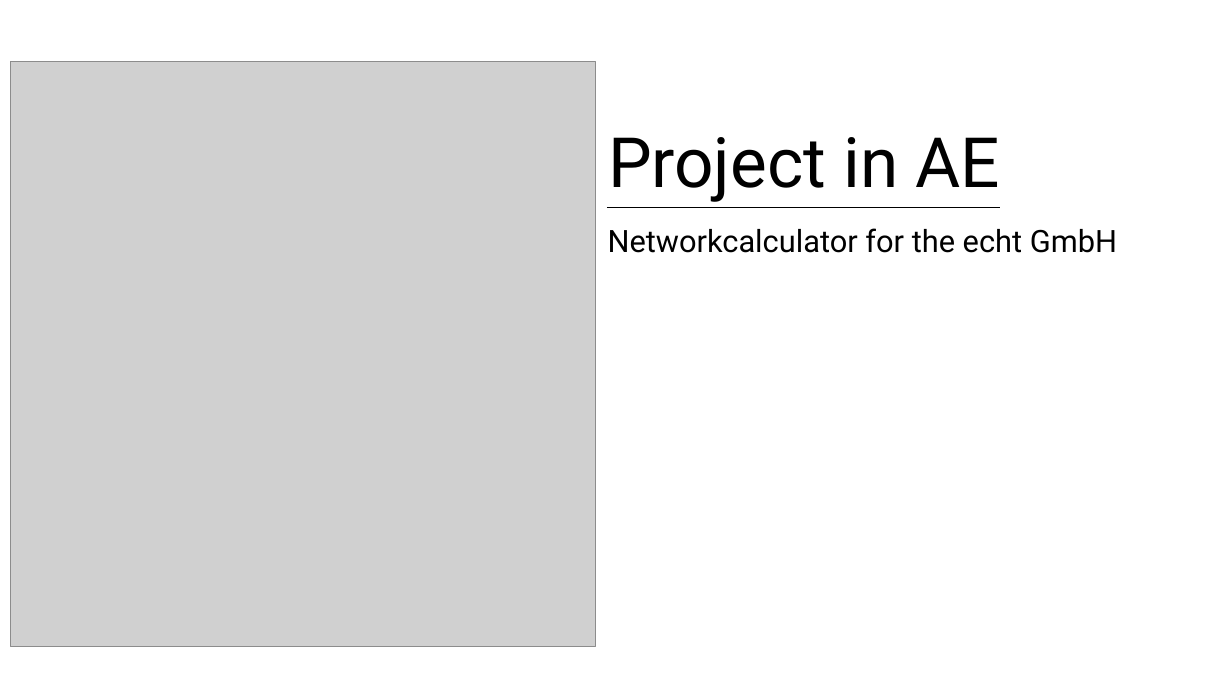
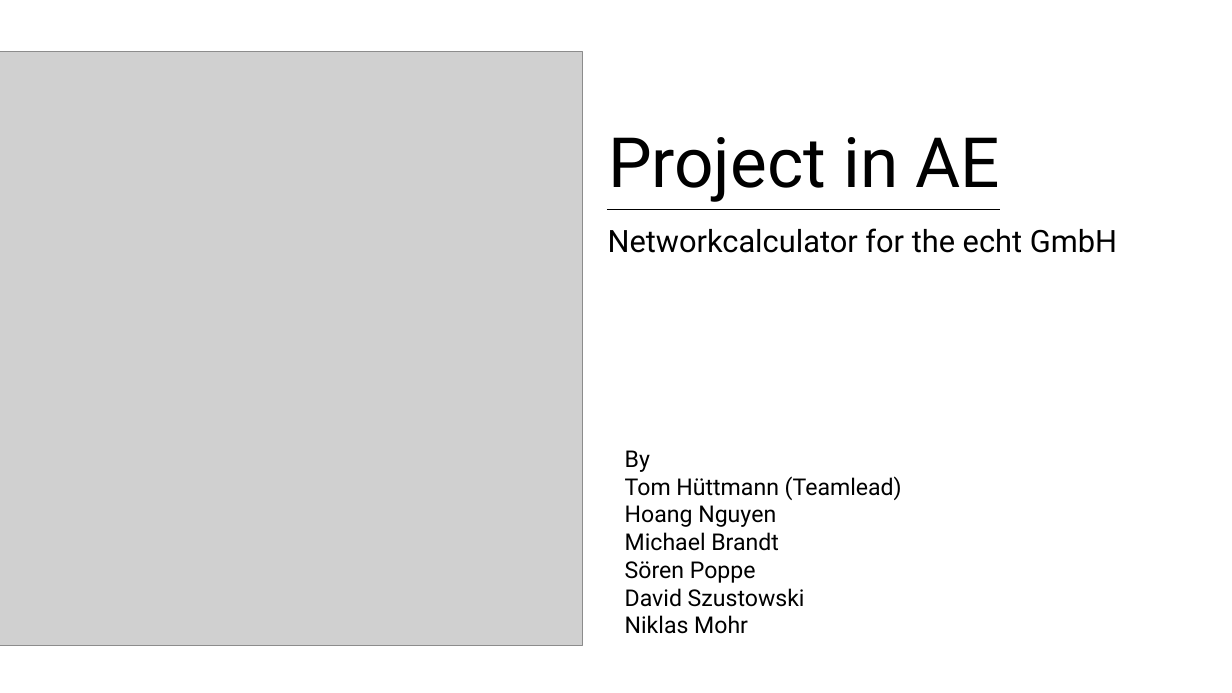
Before and after one commit to hnguyen94/netzwerkadressenrechner, a slide deck: slide 1 of doc/Presentation1.pptx. Drawn at 1232x693 pixels with LibreOffice and Linux fonts; fonts in the diff are those of the drawing; grey boxes stand for pictures. Boxes give left, top, right and bottom in pixels: in the first picture for what was removed or moved away, otherwise in the second. Text is boxed around its words. In the diff, an @@ line names an element or a change of style, - is before the commit and + after.

```diff
--- a/doc/Presentation1.pptx
+++ b/doc/Presentation1.pptx
@@ picture: place and size @@
-picture at <box>10,61,595,646</box>
+picture at <box>0,52,582,645</box>
@@ text added at <box>625,450,902,634</box>, 18 pt, text #000000 @@
+By
+Tom Hüttmann (Teamlead)
+Hoang Nguyen
+Michael Brandt
+Sören Poppe
+David Szustowski
+Niklas Mohr
```
Also in this commit, not shown: 1 slide added, 1 slide removed, 1 other file.
